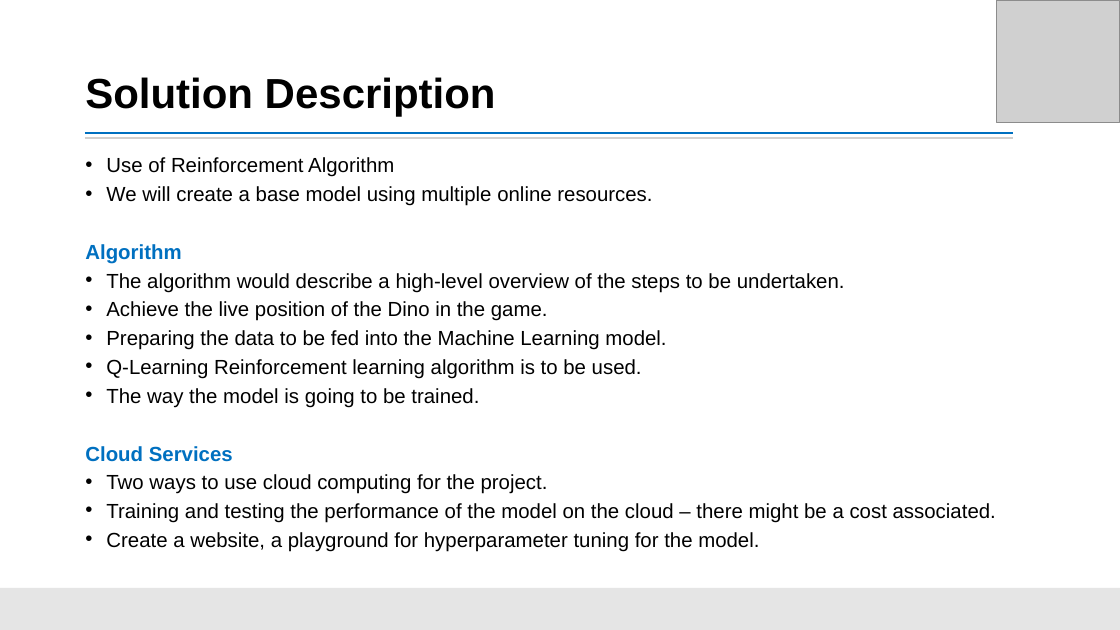
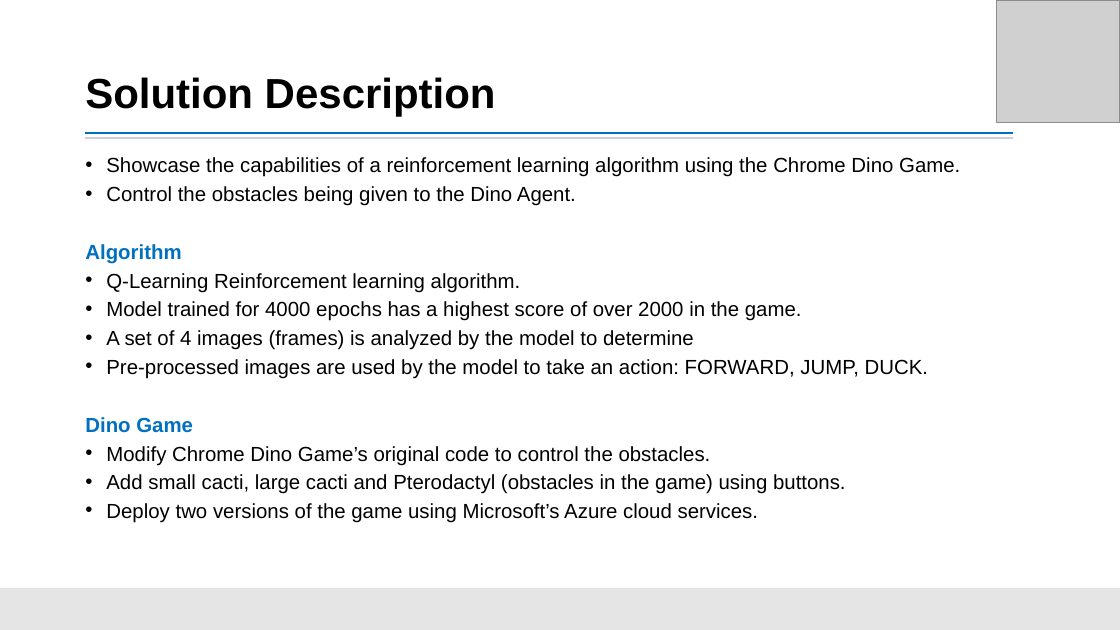
Before and after one commit to radroid/train-o-dino, a slide deck: slide 4 of docs/ppt/Final Presentation.pptx. Drawn at 1120x630 pixels with LibreOffice and Linux fonts; fonts in the diff are those of the drawing; grey boxes stand for pictures. Boxes give left, top, right and bottom in pixels: in the first picture for what was removed or moved away, otherwise in the second. Text is boxed around its words. In the diff, an @@ line names an element or a change of style, - is before the commit and + after.

```diff
--- a/docs/ppt/Final Presentation.pptx
+++ b/docs/ppt/Final Presentation.pptx
@@ text at [106,157,960,206]: text changed @@
-• Use of Reinforcement Algorithm
-• We will create a base model using multiple online resources.
+• Showcase the capabilities of a reinforcement learning algorithm using the Chrome Dino Game.
+• Control the obstacles being given to the Dino Agent.
@@ text at [85,273,928,523]: text changed @@
-• The algorithm would describe a high-level overview of the steps to be undertaken.
-• Achieve the live position of the Dino in the game.
-• Preparing the data to be fed into the Machine Learning model.
-• Q-Learning Reinforcement learning algorithm is to be used.
-• The way the model is going to be trained.
-Cloud Services
-• Two ways to use cloud computing for the project.
-• Training and testing the performance of the model on the cloud – there might be a cost associated.
-• Create a website, a playground for hyperparameter tuning for the model.
+• Q-Learning Reinforcement learning algorithm.
+• Model trained for 4000 epochs has a highest score of over 2000 in the game.
+• A set of 4 images (frames) is analyzed by the model to determine
+• Pre-processed images are used by the model to take an action: FORWARD, JUMP, DUCK.
+Dino Game
+• Modify Chrome Dino Game’s original code to control the obstacles.
+• Add small cacti, large cacti and Pterodactyl (obstacles in the game) using buttons.
+• Deploy two versions of the game using Microsoft’s Azure cloud services.
```
Also in this commit, not shown: 1 other slide changed, 2 slides added, 2 slides removed.
